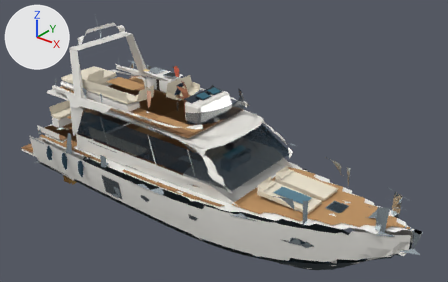
The glTF model 3d/assets/princess60-nharong-lod2.glb: old version first, new version second.
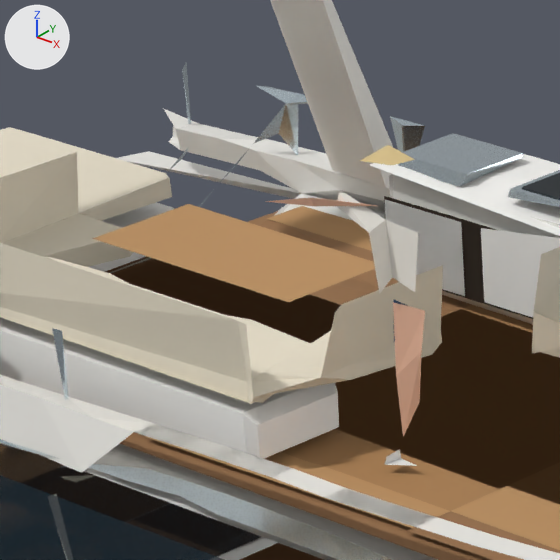
There are two pictures of each version: one whole from a 50 mm camera at (14.35, -16.21, 13.15) aimed at (0.88, 0.63, 2.71), one close up on the part from 21% to 38% of the width and 17% to 45% of the height. Lighting does not change. The marker at upper left points along +X, +Y and +Z. The first two pictures are the older version. Where no turn or scale is listed for an object, it has been applied to the vertices. Vertices at exactly the same position are counted once.

In view in the first close-up: 'lod2-0', 'lod2-10', 'lod2-23', 'lod2-24', 'lod2-25', 'lod2-26', 'lod2-27', 'lod2-3', 'lod2-4', 'lod2-5', 'lod2-6', 'lod2-7', 'lod2-8', 'lod2-9' and 1 more.
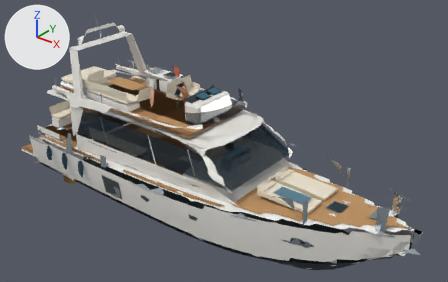
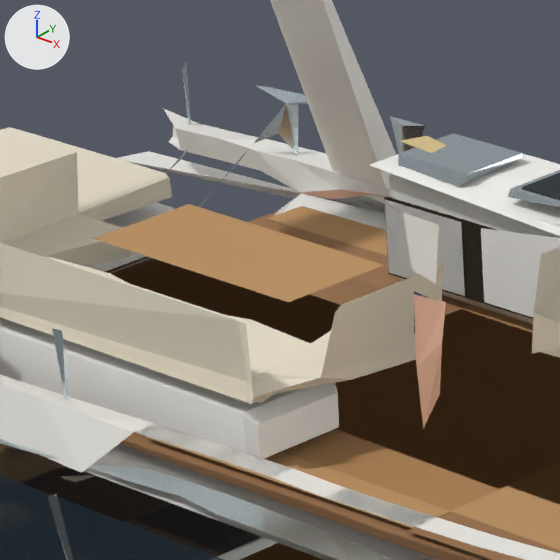
Where the change shows, as pixel boxes (x1, y1, x2, y2) in the close-ups (560 x 560 px; the box of a moved part takes in the faces that stretch with it):
'lod2-24', reshaped (8% narrower): before (265, 198, 425, 437); after (299, 189, 446, 429)
'lod2-25', reshaped: before (336, 193, 418, 294); after (361, 186, 439, 284)
'lod2-27', reshaped (14% narrower, 14% shorter): before (360, 145, 415, 165); after (400, 136, 447, 153)
'lod2-23', reshaped (not visible afterwards): before (385, 449, 417, 466)
'lod2-26', reshaped: before (393, 299, 407, 342); after (414, 291, 428, 334)
part 2 of me_mesh_24, moved or reshaped: before (393, 302, 425, 437); after (414, 294, 446, 429)
part 3 of me_mesh_24, rebuilt (13% narrower, 22% taller): before (265, 198, 376, 206); after (299, 189, 395, 199)

Diff of the bpy script that builds the scene:
```diff
--- a/3d/assets/princess60-nharong-lod2.glb.py
+++ b/3d/assets/princess60-nharong-lod2.glb.py
@@ me_mesh_23 @@
-me_mesh_23.from_pydata(...)  # 17 vertices, 21 faces; spans x -1.55..-0.18, y -1.09..0.74, z 3.81..3.87
+me_mesh_23.from_pydata(...)  # 12 vertices, 18 faces; spans x -1.55..-0.18, y -0.36..0.74, z 3.81..3.87
+# me_mesh_23 part 1: the loose piece of 5 vertices spanning x -1.55..-1.4, y -1.09..-0.96, z 3.81..3.87 is deleted
 me_mesh_23.materials.append(mat_m23)
@@ me_mesh_24 @@
-me_mesh_24.from_pydata(...)  # 12 vertices, 11 faces; spans x -1.886..-1.304, y -1.497..-0.943, z 3.923..5.312
+me_mesh_24.from_pydata(...)  # 11 vertices, 9 faces; spans x -1.869..-1.304, y -1.273..-0.793, z 3.923..5.3
+# me_mesh_24 part 2: the loose piece of 6 vertices spanning x -1.561..-1.304, y -1.004..-0.943, z 3.923..4.703 is moved by (0.0, 0.15, 0.0)
+# me_mesh_24 part 3: the loose piece of 6 vertices spanning x -1.886..-1.62, y -1.497..-0.952, z 5.178..5.312 is rebuilt with 5 vertices and now spans x -1.869..-1.621, y -1.273..-0.803, z 5.193..5.3
 me_mesh_24.materials.append(mat_m24)
@@ me_mesh_25 @@
-me_mesh_25.from_pydata(...)  # 10 vertices, 16 faces; spans x -1.795..-1.35, y -1.088..-0.941, z 4.758..5.259
+me_mesh_25.from_pydata(...)  # 8 vertices, 7 faces; spans x -1.789..-1.35, y -0.919..-0.692, z 4.758..5.258
+# me_mesh_25 part 4: the whole mesh is rebuilt
 me_mesh_25.materials.append(mat_m25)
@@ me_mesh_26 @@
-me_mesh_26.from_pydata(...)  # 4 vertices, 4 faces; spans x -1.565..-1.383, y -0.959..-0.947, z 4.46..4.696
-me_mesh_26.vertices[1].co = (-1.56, -0.947, 4.696)  # pixel (393, 299)
+me_mesh_26.from_pydata(...)  # 4 vertices, 4 faces; spans x -1.565..-1.383, y -0.809..-0.799, z 4.46..4.696
+# me_mesh_26 part 5
+for i in [0, 2, 3]: me_mesh_26.vertices[i].co += Vector((0.0, 0.15, 0.0))
+me_mesh_26.vertices[1].co = (-1.56, -0.799, 4.696)  # pixel (413, 291)
 me_mesh_26.materials.append(mat_m26)
@@ me_mesh_27 @@
-me_mesh_27.from_pydata(...)  # 4 vertices, 2 faces; spans x -1.569..-1.359, y -1.126..-0.914, z 5.497..5.524
-me_mesh_27.vertices[0].co = (-1.564, -1.126, 5.497)  # pixel (359, 160)
-me_mesh_27.vertices[1].co = (-1.384, -1.07, 5.497)  # pixel (392, 165)
-me_mesh_27.vertices[2].co = (-1.569, -0.914, 5.524)  # pixel (388, 144)
-me_mesh_27.vertices[3].co = (-1.359, -0.935, 5.497)  # pixel (414, 159)
+me_mesh_27.from_pydata(...)  # 4 vertices, 2 faces; spans x -1.57..-1.359, y -0.837..-0.639, z 5.497..5.525
+# me_mesh_27 part 6
+me_mesh_27.vertices[0].co = (-1.359, -0.815, 5.497)  # pixel (431, 153)
+me_mesh_27.vertices[1].co = (-1.384, -0.68, 5.497)  # pixel (446, 145)
+me_mesh_27.vertices[2].co = (-1.57, -0.837, 5.525)  # pixel (398, 140)
+me_mesh_27.vertices[3].co = (-1.561, -0.639, 5.5)  # pixel (427, 135)
 me_mesh_27.materials.append(mat_m27)
```
